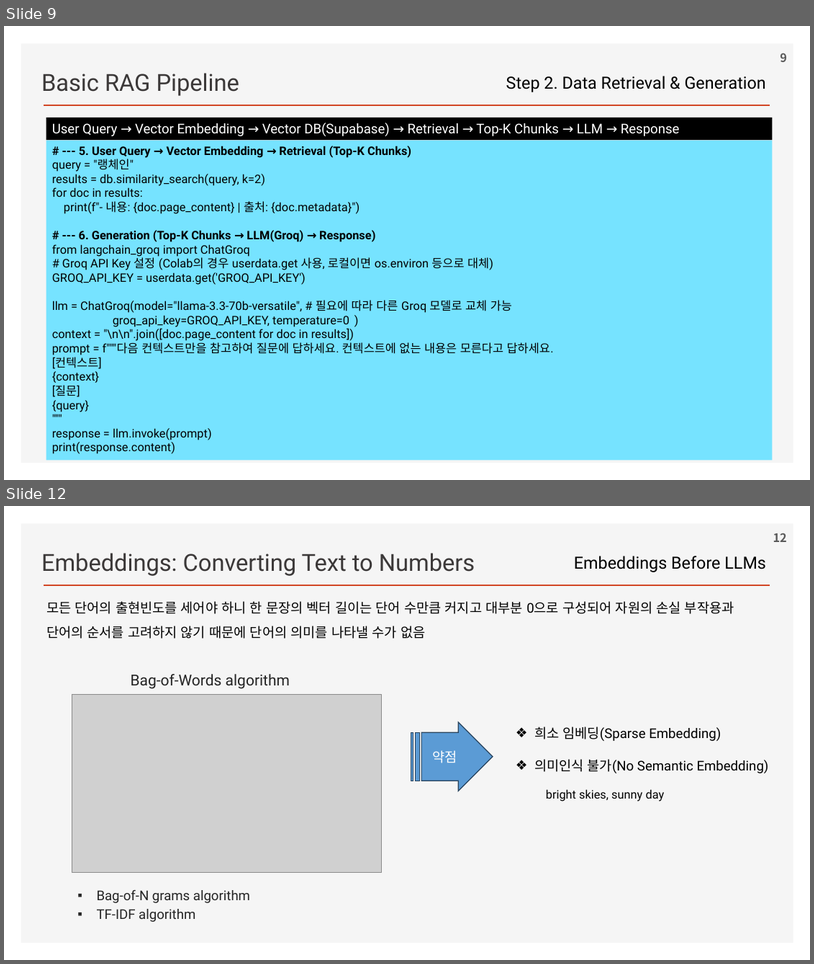
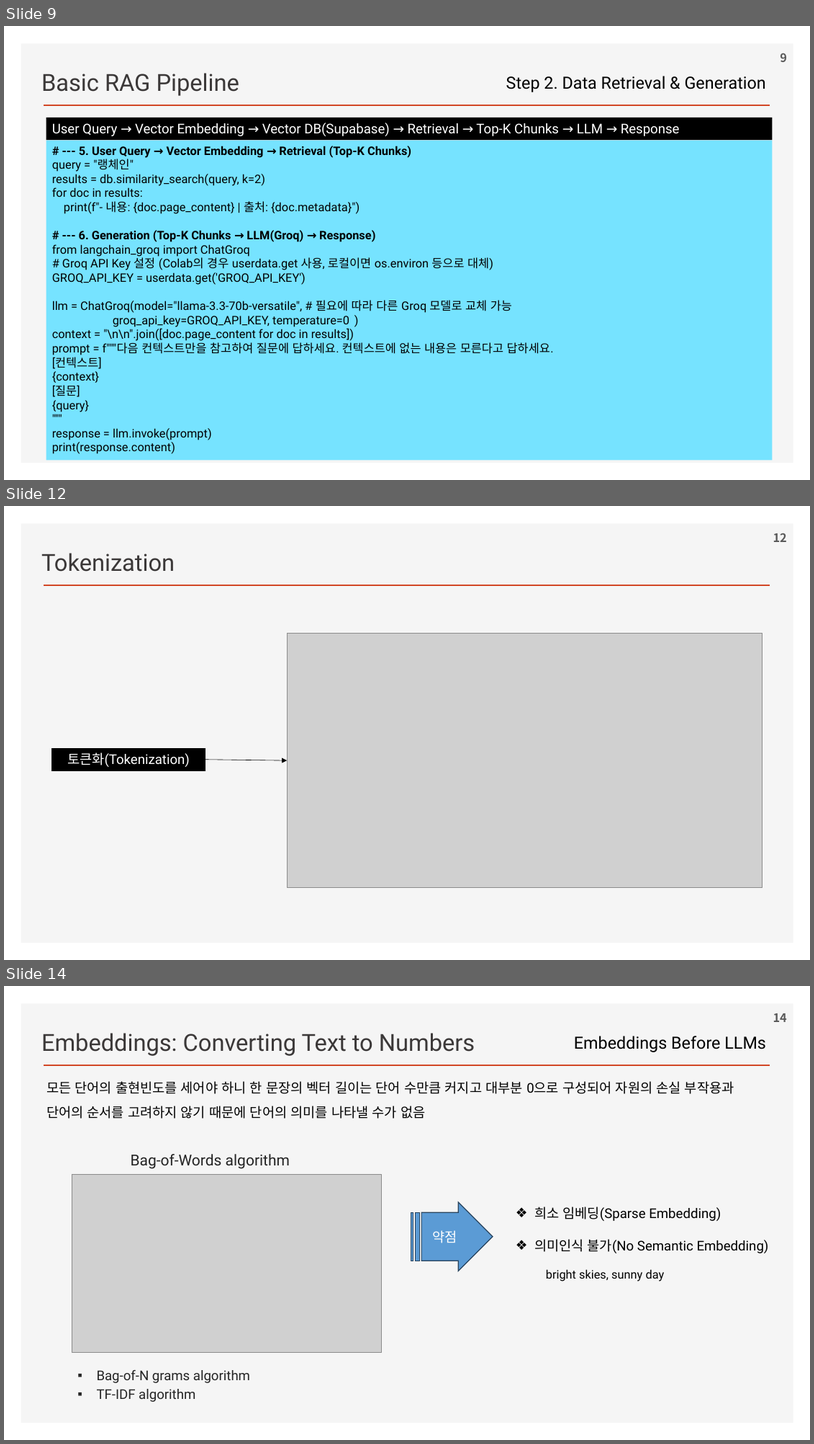
Before and after one commit to ancestor9/2026_Fall_Learning-Langchain-AI-Agent, a slide deck: ppts/CHAPTER 2 RAG Part I_Indexing Your Data.pptx. Shown one above the other, each under a label of ours: slides 9 and 12 before the commit, slides 9, 12 and 14 after it; the slides between them are not shown. The pictures are 814x964 and 814x1444 pixels, drawn with LibreOffice and Linux fonts; fonts in the diff are those of the drawing; grey boxes stand for pictures; background and template pictures are left out. Boxes give left, top, right and bottom in pixels: in the first picture for what was removed or moved away, otherwise in the second. Text is boxed around its words. In the diff, an @@ line names an element or a change of style, - is before the commit and + after.

```diff
--- a/ppts/CHAPTER 2 RAG Part I_Indexing Your Data.pptx
+++ b/ppts/CHAPTER 2 RAG Part I_Indexing Your Data.pptx
@@ slide 12 added at (4,506,810,960), background #FFFFFF; not listed: 2 template elements that a slide beside it also shows @@
@@ page number added at (774,533,787,542), 14 pt, text #595959, bold @@
+12
@@ text added at (41,553,175,572), 28 pt, text #3B3838 @@
+Tokenization
@@ picture added at (287,633,763,888) @@
@@ rectangle added at (52,748,206,770), fill #000000, outline #000000 0.75 pt, 16 pt, text #FFFFFF @@
+토큰화(Tokenization)
@@ arrow added from (206, 759) to (287, 760), #000000 0.5 pt @@
@@ what was slide 12 is now slide 14 @@
@@ page number at (774,1013,787,1022): text changed @@
-12
+14
```
Also in this commit, not shown: 1 other slide added.
